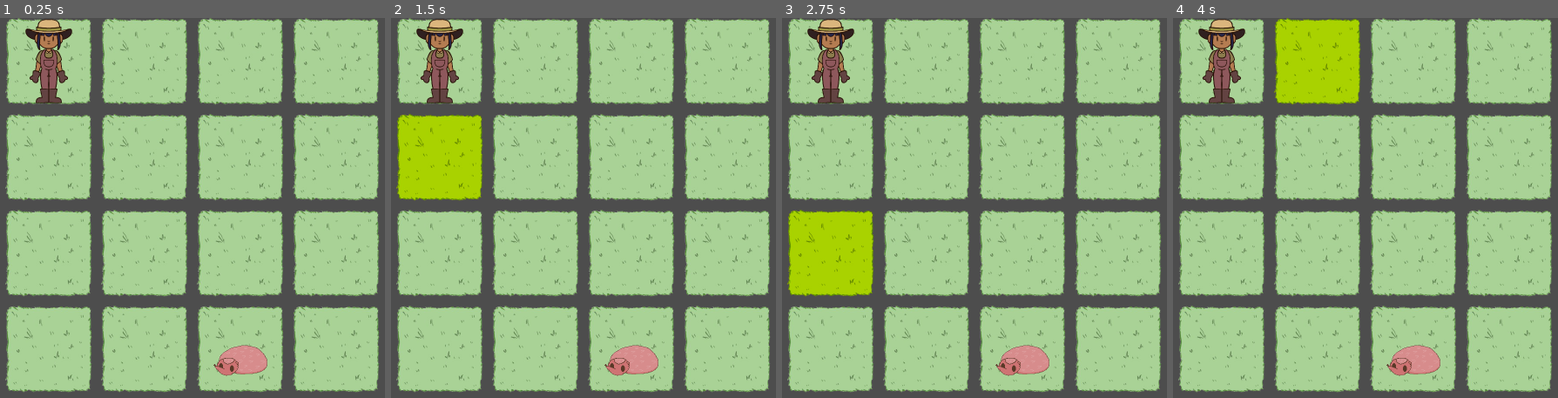
Above: before the commit, frames 1-4 (left to right).
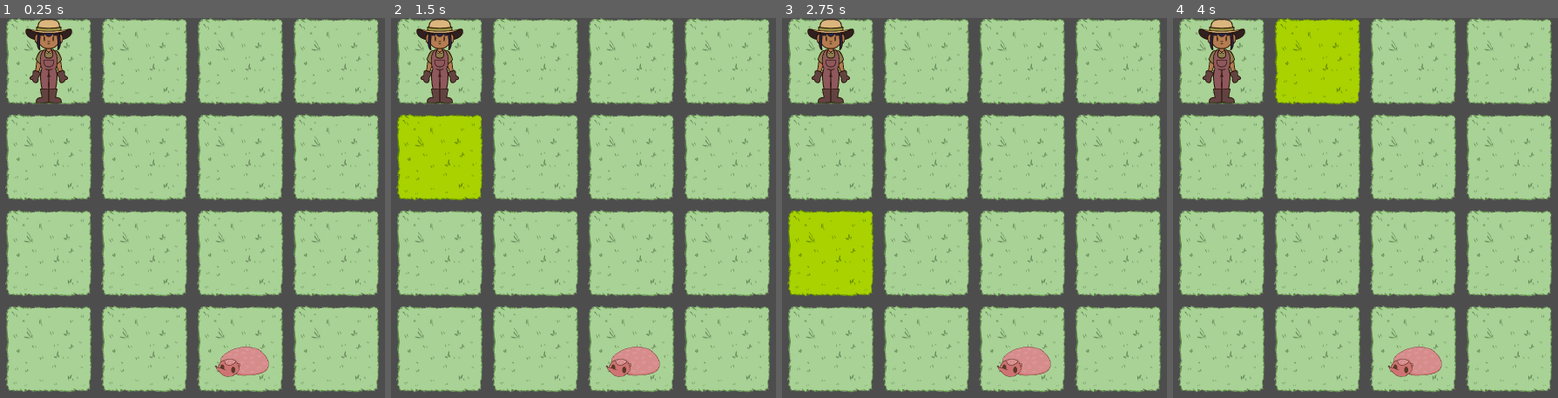
Above: after the commit, the same moments.

Repository: jadicodes/pet-with-tasks
Game: Godot game, scene res://world/world.tscn
The game is run twice, just before and just after one commit, with the same random seed, the same clock (stepped at 60 frames per second) and the same inputs. The engine's default icon, where the game draws it, is replaced by a stand-in: a white triangle on a blue panel in a dark square.
Inputs (mouse positions are in pixels of both pictures, inside the frame that each line leads up to):
- Up to frame 1 (0.25 s): no input
- Up to frame 2 (1.5 s): tap Enter at 0.5 s; move the mouse to (441, 59) at 0.52 s; click (441, 59) at 0.6 s; tap Space at 1.25 s; move the mouse to (441, 158) at 1.27 s; click (441, 158) at 1.35 s
- Up to frame 3 (2.75 s): tap Enter at 2 s; move the mouse to (832, 253) at 2.02 s; click (832, 253) at 2.1 s
- Up to frame 4 (4 s): tap Space at 2.75 s; move the mouse to (1223, 348) at 2.77 s; click (1223, 348) at 2.85 s; tap Enter at 3.5 s; move the mouse to (1319, 59) at 3.52 s; click (1319, 59) at 3.6 s

The runs differ from the first frame. In frame 1, 0.3% of the frame differs, in the area x 55-70%, y 86-95%; in frame 2, 0.3%; in frame 3, 0.3%; in frame 4, 0.3%.

Commit message:
Position the popup menu relative to the Pet

Diff:
--- a/project/pet/pet.gd
+++ b/project/pet/pet.gd
@@ -23,6 +23,8 @@
 func _ready() -> void:
 	_growth_state = Age.BABY
 
+func set_popup_menu_position(pos : Vector2) -> void:
+	$PopupMenu.position = pos
 
 func _grow_up() -> void:
 	if _growth_state == Age.BABY:
--- a/project/pet/pet.tscn
+++ b/project/pet/pet.tscn
@@ -19,11 +19,10 @@
 shape = SubResource("RectangleShape2D_hm1lm")
 
 [node name="Sprite2D" type="Sprite2D" parent="."]
-position = Vector2(95, 97)
+position = Vector2(98, 100)
 texture = ExtResource("1_o5a37")
 
 [node name="PopupMenu" type="PopupMenu" parent="."]
-position = Vector2i(1306, 559)
 item_count = 1
 item_0/text = "Grow Up!"
 item_0/id = 0
--- a/project/world/world.gd
+++ b/project/world/world.gd
@@ -1,7 +1,9 @@
 extends Node2D
 
 @onready var _board = $Board
+@onready var _pet = $Pet
 
 func _ready() -> void:
 	$Player.global_position = _board.global_position
-	$Pet.global_position = _board.get_pet_tile().global_position
+	_pet.global_position = _board.get_pet_tile().global_position
+	_pet.set_popup_menu_position(_pet.position)
